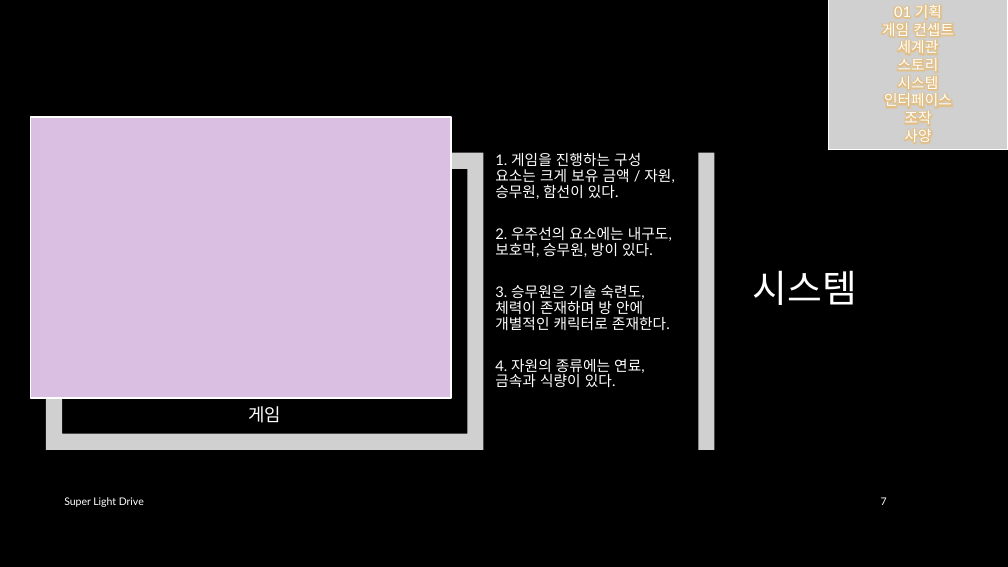
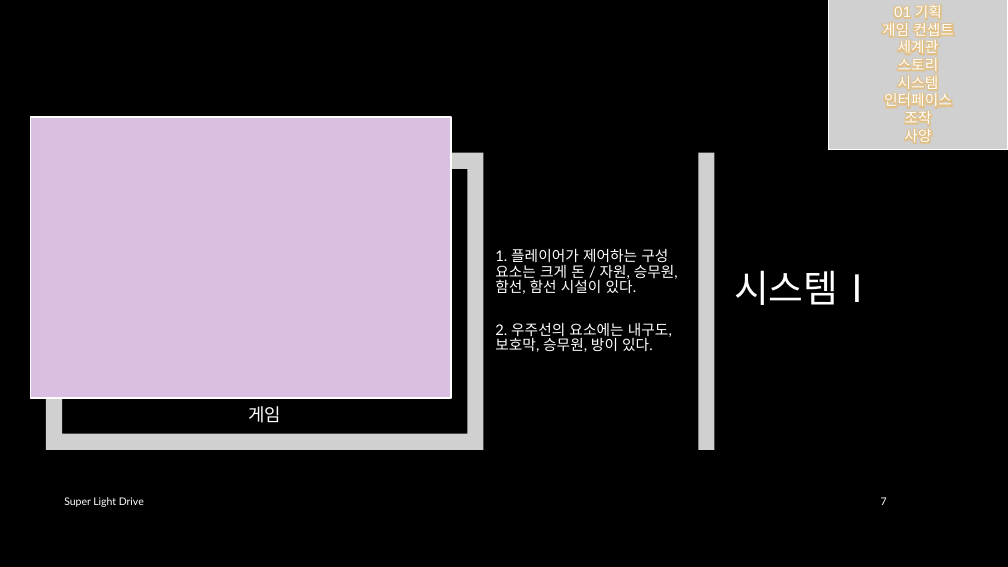
Before and after one commit to iconstudio/2017-Platformer, a slide deck: slide 7 of slides/SuperLightDrive_20171228.pptx. Drawn at 1008x567 pixels with LibreOffice and Linux fonts; fonts in the diff are those of the drawing; grey boxes stand for pictures; background and template pictures are left out. Boxes give left, top, right and bottom in pixels: in the first picture for what was removed or moved away, otherwise in the second. Text is boxed around its words. In the diff, an @@ line names an element or a change of style, - is before the commit and + after.

```diff
--- a/slides/SuperLightDrive_20171228.pptx
+++ b/slides/SuperLightDrive_20171228.pptx
@@ text "1. 플레이어가 제어하는 구성 요소는 ..." at (495,249,678,352): vertical alignment top to middle @@
@@ text at (495,249,678,294): text changed @@
-1. 게임을 진행하는 구성 요소는 크게 보유 금액 / 자원, 승무원, 함선이 있다.
+1. 플레이어가 제어하는 구성 요소는 크게 돈 / 자원, 승무원, 함선, 함선 시설이 있다.
@@ text at (495,285,670,387): paragraphs removed @@
-3. 승무원은 기술 숙련도, 체력이 존재하며 방 안에 개별적인 캐릭터로 존재한다.
-4. 자원의 종류에는 연료, 금속과 식량이 있다.
@@ title at (734,270,876,305): text changed @@
-시스템
+시스템Ⅰ
```
Also in this commit, not shown: 15 other slides changed, 5 slides added, 3 other files.
